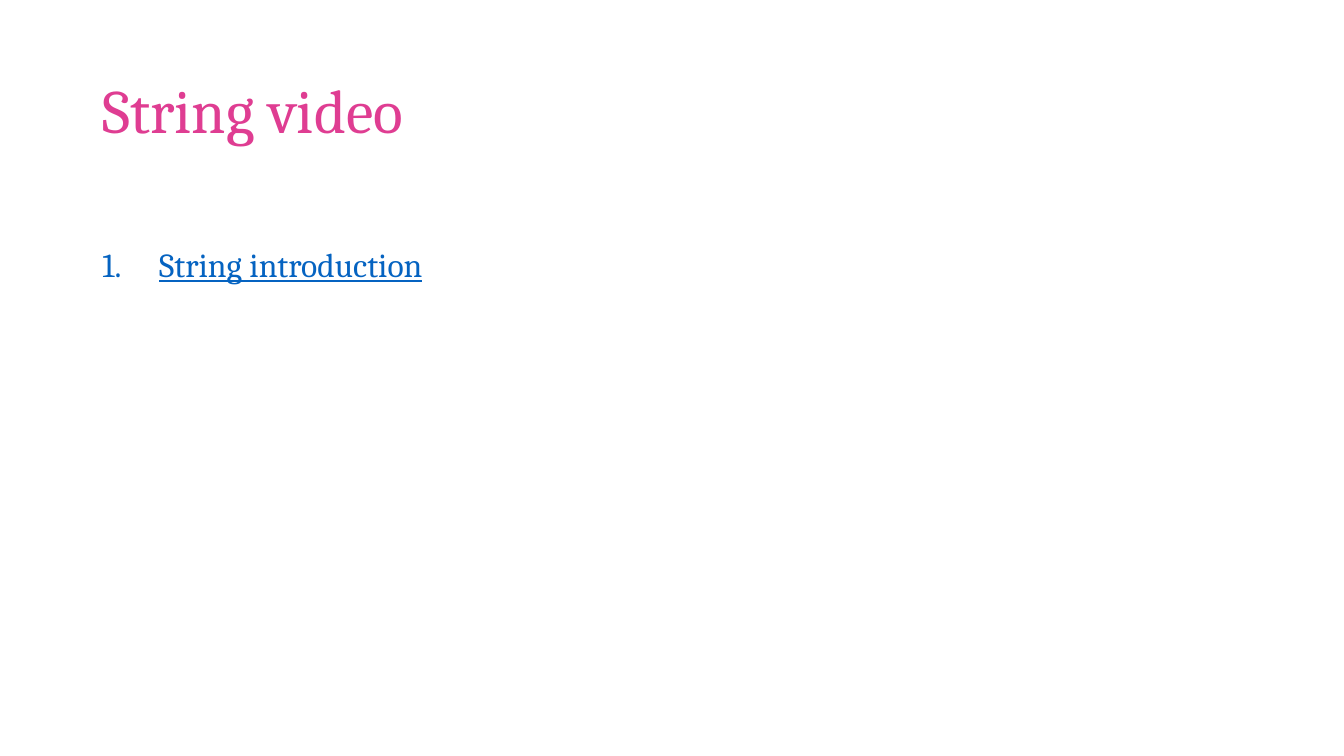
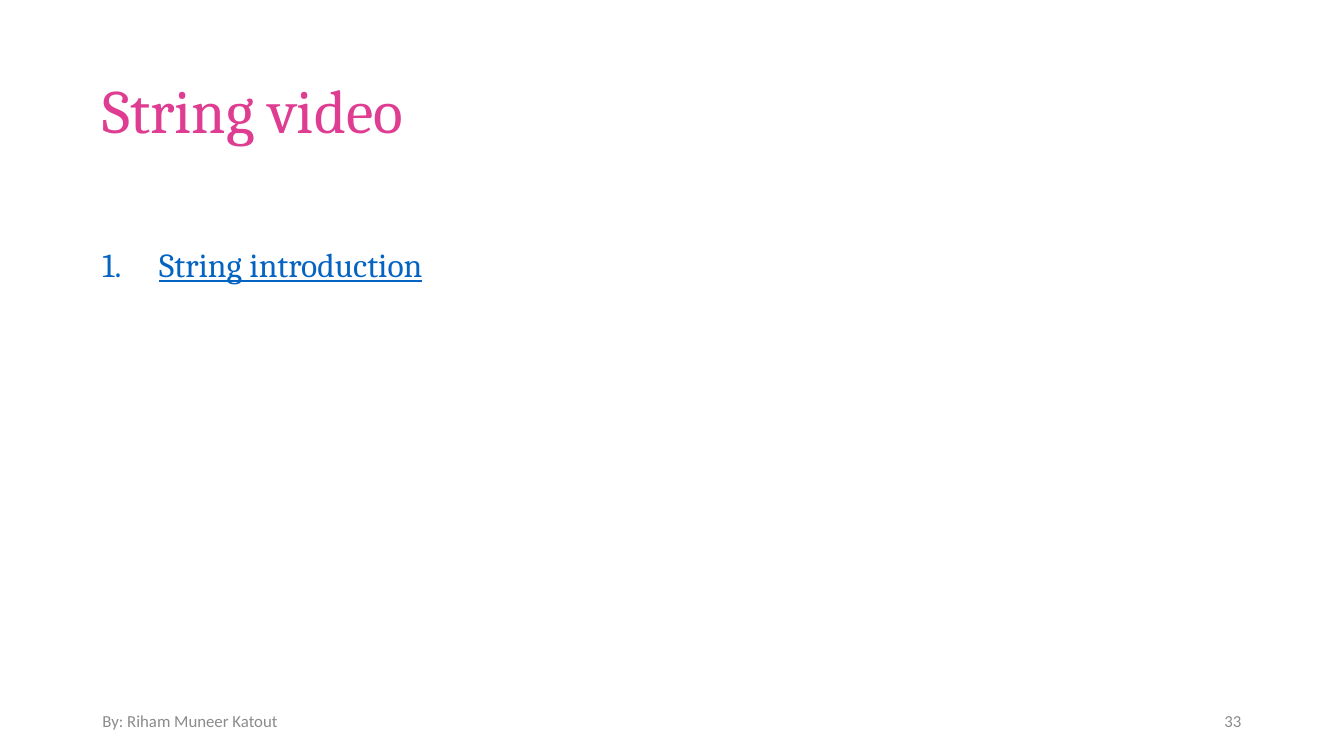
Before and after one commit to RihamKatout/Problem_Solving, a slide deck: slide 33 of Level 0/Basics of CP.pptx. Drawn at 1344x756 pixels with LibreOffice and Linux fonts; fonts in the diff are those of the drawing. Boxes give left, top, right and bottom in pixels: in the first picture for what was removed or moved away, otherwise in the second. Text is boxed around its words. In the diff, an @@ line names an element or a change of style, - is before the commit and + after.

```diff
--- a/Level 0/Basics of CP.pptx
+++ b/Level 0/Basics of CP.pptx
@@ text added at <box>102,715,277,730</box>, 12 pt, text #8C8C8C @@
+By: Riham Muneer Katout
@@ page number added at <box>1224,716,1241,727</box>, 12 pt, text #8C8C8C @@
+33
```
Also in this commit, not shown: 34 other slides changed, 1 other file.
